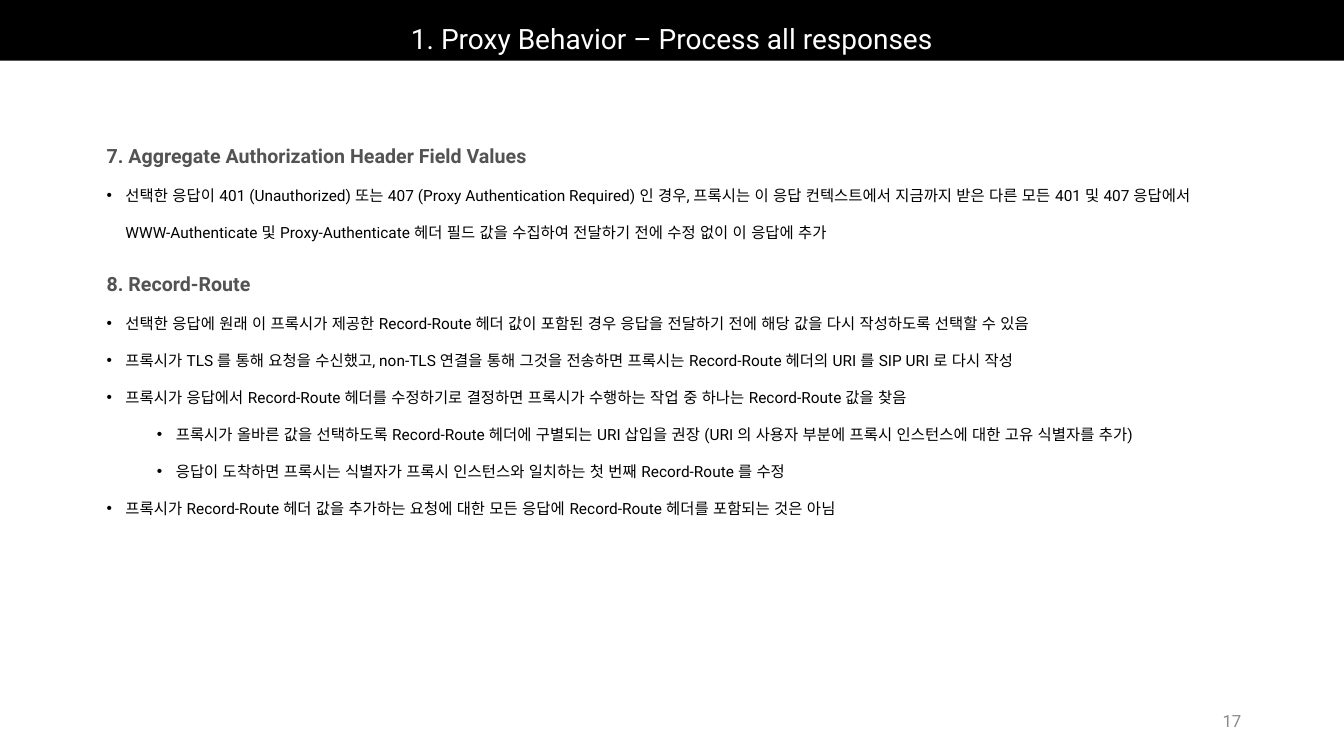
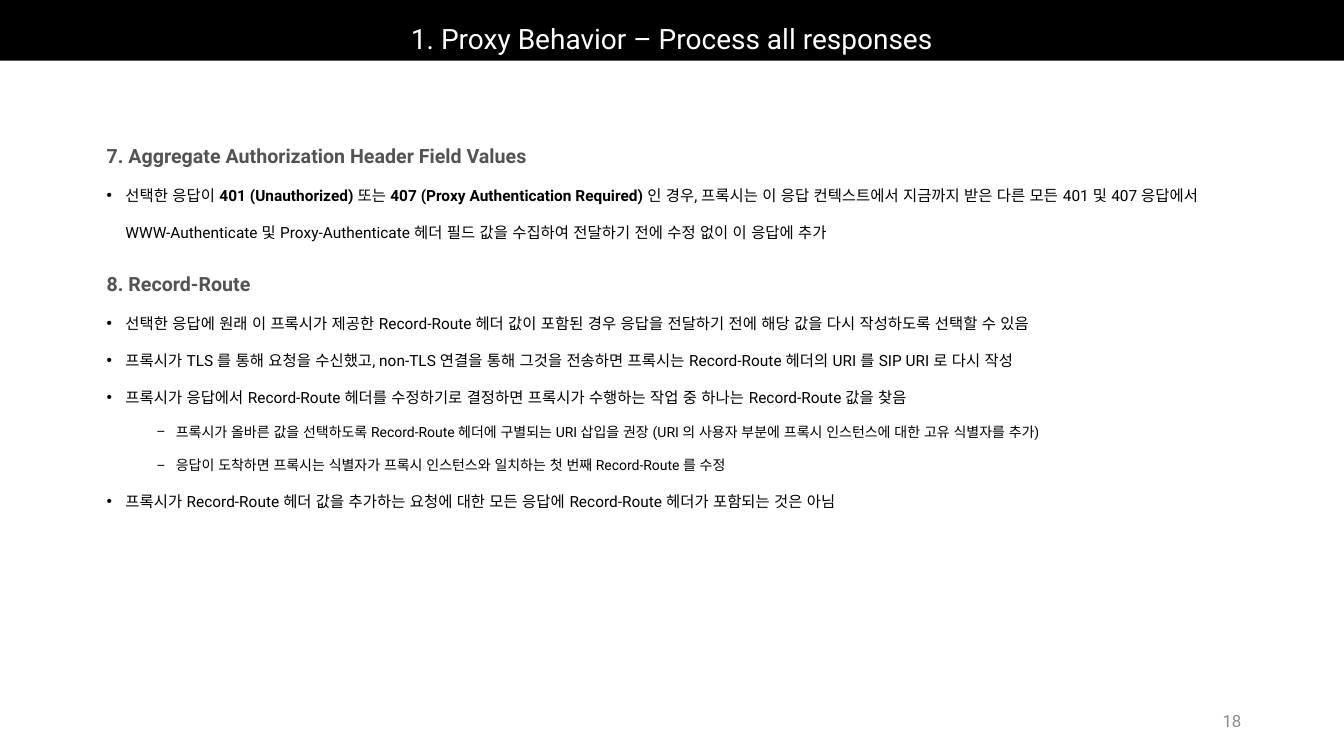
Before and after one commit to Epsilonely/SIP-Survey, a slide deck: slide 18 of 세미나 3차.pptx (slide 17 before the commit). Drawn at 1344x756 pixels with LibreOffice and Linux fonts; fonts in the diff are those of the drawing. Boxes give left, top, right and bottom in pixels: in the first picture for what was removed or moved away, otherwise in the second. Text is boxed around its words. In the diff, an @@ line names an element or a change of style, - is before the commit and + after.

```diff
--- a/세미나 3차.pptx
+++ b/세미나 3차.pptx
@@ text at (125,188,1198,242): bold on in "401 (Unauthorized) 407 (Proxy Authentication Required)" @@
@@ text at (176,425,1039,471): size 11 to 10 pt in "프록시가 올바른 값을 선택하도록 Record-Route 헤더에 구별되는 ...", "응답이 도착하면 프록시는 식별자가 프록시 인스턴스와 일치하는 ..."; bullet • to − @@
@@ text at (125,494,835,509): text changed @@
-• 프록시가 Record-Route 헤더 값을 추가하는 요청에 대한 모든 응답에 Record-Route 헤더를 포함되는 것은 아님
+• 프록시가 Record-Route 헤더 값을 추가하는 요청에 대한 모든 응답에 Record-Route 헤더가 포함되는 것은 아님
@@ page number at (1223,715,1242,727): text changed @@
-17
+18
```
Also in this commit, not shown: 20 other slides changed, 2 slides added, 1 slide removed.
